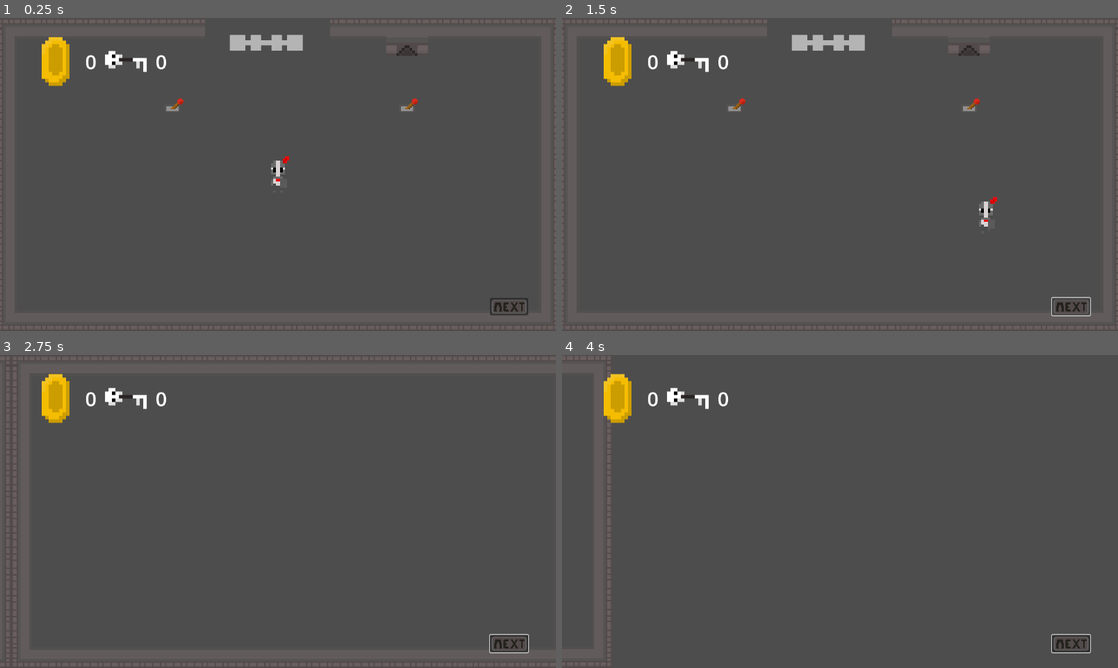
Above: before the commit, frames 1-4 (two rows, left to right).
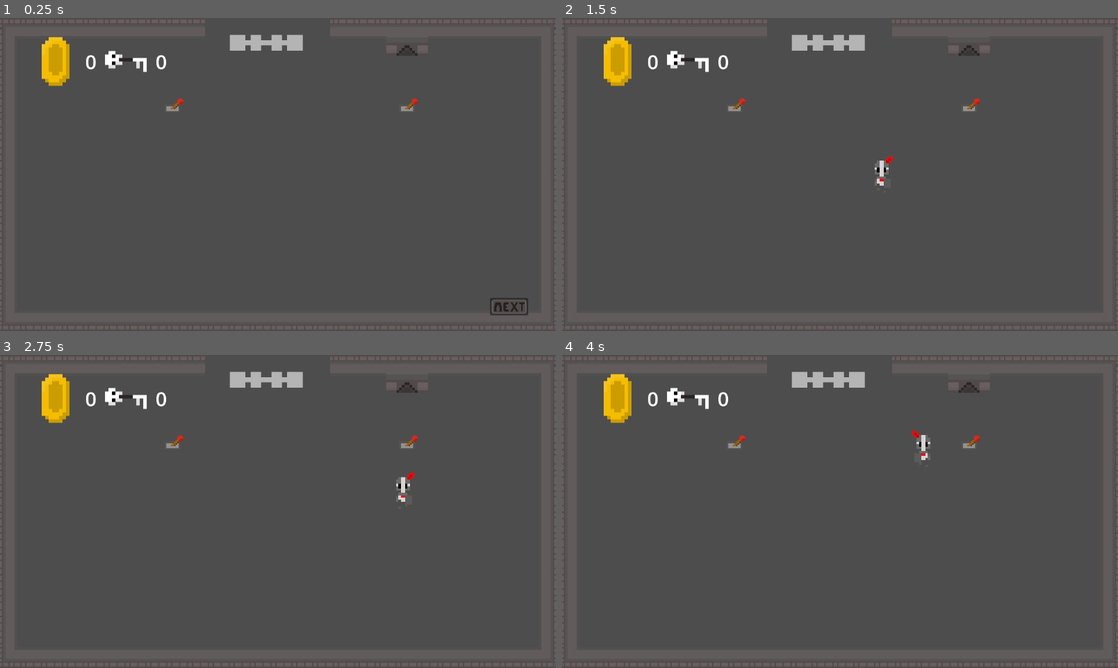
Above: after the commit, the same moments.

Repository: u-sernam-e/GameJam2025
Game: Godot game, scene res://Scenes/FinalLevels/level_1.tscn
The game is run twice, just before and just after one commit, with the same random seed, the same clock (stepped at 60 frames per second) and the same inputs.
Inputs (mouse positions are in pixels of both pictures, inside the frame that each line leads up to):
- Up to frame 1 (0.25 s): no input
- Up to frame 2 (1.5 s): click (1073, 305) at 0.5 s; click (1073, 305) at 1.27 s
- Up to frame 3 (2.75 s): tap Enter (ui_accept) at 2, 2.27 s; move the mouse to (400, 495) at 2.02 s; press the mouse at (400, 495) at 2.03 s; hold Right (ui_right) from 2.03 s (still down)
- Up to frame 4 (4 s): move the mouse to (728, 527) at 2.77 s; release Right (ui_right) at 2.78 s; release the mouse at (728, 527) at 2.78 s; hold Down (ui_down) 2.78-3.53 s; right-click (728, 527) at 2.85 s; tap Enter (ui_accept) at 3.02 s; move the mouse to (895, 442) at 3.52 s; press the mouse at (895, 442) at 3.53 s; hold Right (ui_right) from 3.53 s (still down)

The runs differ from the first frame. In frame 1, 0.2% of the frame differs, in the area x 48-52%, y 44-54%; in frame 2, 0.5%; in frame 3, 1.3%; in frame 4, 2.6%, in the area x 0-100%, y 0-100%.
Error before the commit: Parse Error: Function "_setCoins" has the same name as a previously declared function. (res://Globals/ui.gd:33)

Commit message:
Small fixes

Diff:
--- a/Globals/ui.gd
+++ b/Globals/ui.gd
@@ -30,9 +30,5 @@
 	start_button.disabled = true
 	start_button.hide()
 
-func _setCoins(amount : int):
-	Globals.coins = amount
-	coinsText.text = str(amount)
-
 func _setFilter(amount):
 	mouse_filter = amount
--- a/Scripts/Character/adventurer.gd
+++ b/Scripts/Character/adventurer.gd
@@ -17,6 +17,8 @@
 var attack_speed: float
 
 func _ready():
+	if Globals.level_state == "Inspection":
+		queue_free()
 	sprite_2d.play("idle")
 	player_node.player_did_an_action.connect(_move_to_mouse)
 	hurtbox.body_entered.connect(_death_body_entered)
--- a/Scripts/Level/camera.gd
+++ b/Scripts/Level/camera.gd
@@ -21,9 +21,9 @@
 		if event.is_action_pressed("ui_left") and !left.has_overlapping_areas():
 			Globals.moveCamera.emit(Vector2i(-1, 0))
 		if event.is_action_pressed("ui_up") and !up.has_overlapping_areas():
+			Globals.moveCamera.emit(Vector2i(0, -1))
+		if event.is_action_pressed("ui_down") and !down.has_overlapping_areas():
 			Globals.moveCamera.emit(Vector2i(0, 1))
-		if event.is_action_pressed("ui_down") and !down.has_overlapping_areas():
-			Globals.moveCamera.emit(Vector2i(0, -1))
 
 func _level_change(direction: String):
 	#Globals.stop_movement = true
--- a/Scripts/Menus/main_menu.gd
+++ b/Scripts/Menus/main_menu.gd
@@ -3,10 +3,9 @@
 @onready var ui = UI
 
 func _ready():
+	UI.hide()
 	Globals.setFilter.emit(2)
 
 func _on_button_pressed() -> void:
 	Globals.setFilter.emit(0)
 	get_tree().change_scene_to_file("res://Scenes/Tavern/tavern_1.tscn")
-
-#Test
--- a/Scripts/Text/text_box.gd
+++ b/Scripts/Text/text_box.gd
@@ -84,9 +84,9 @@
 	var tween = create_tween()
 
 	show_box()
-	tween.tween_property(textbox, "text", next_text, 3).set_ease(Tween.EASE_IN)
+	tween.tween_property(textbox, "text", next_text, 1).set_ease(Tween.EASE_IN)
 	textbox.text = ""
-	await get_tree().create_timer(3).timeout
+	await get_tree().create_timer(1).timeout
 	is_tween = false
 
 
@@ -131,5 +131,6 @@
 func set_level():
 	var scene = "level_" + str(num)
 	var path = "res://Scenes/FinalLevels/" + scene + ".tscn"
+	UI.show()
 	get_tree().change_scene_to_file(path)
 	pass
